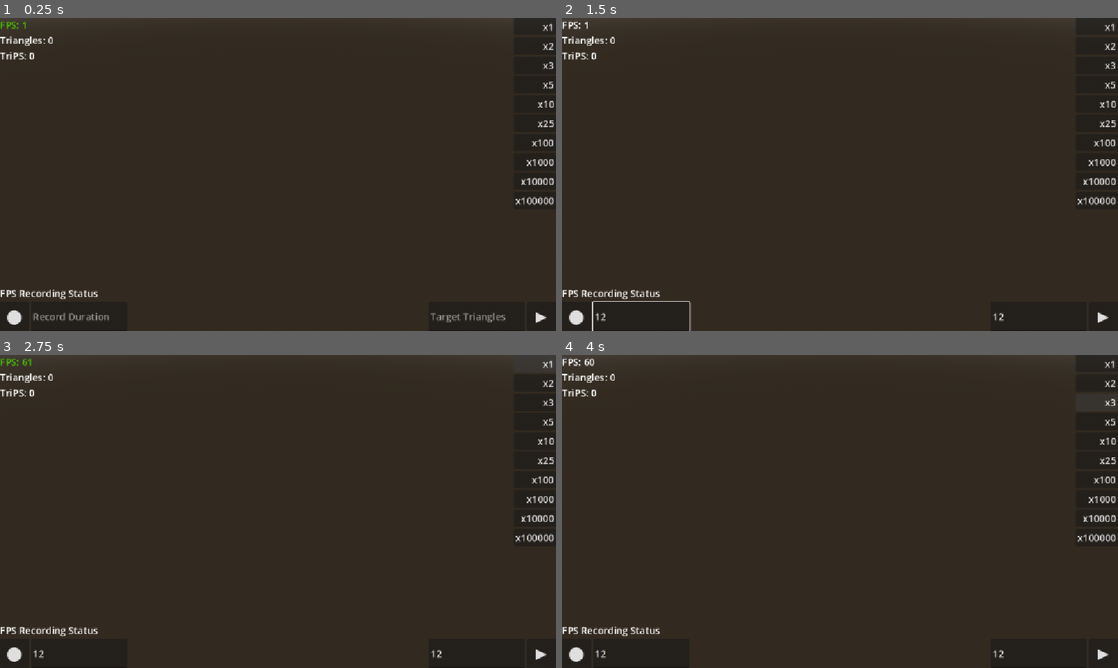
Above: before the commit, frames 1-4 (two rows, left to right).
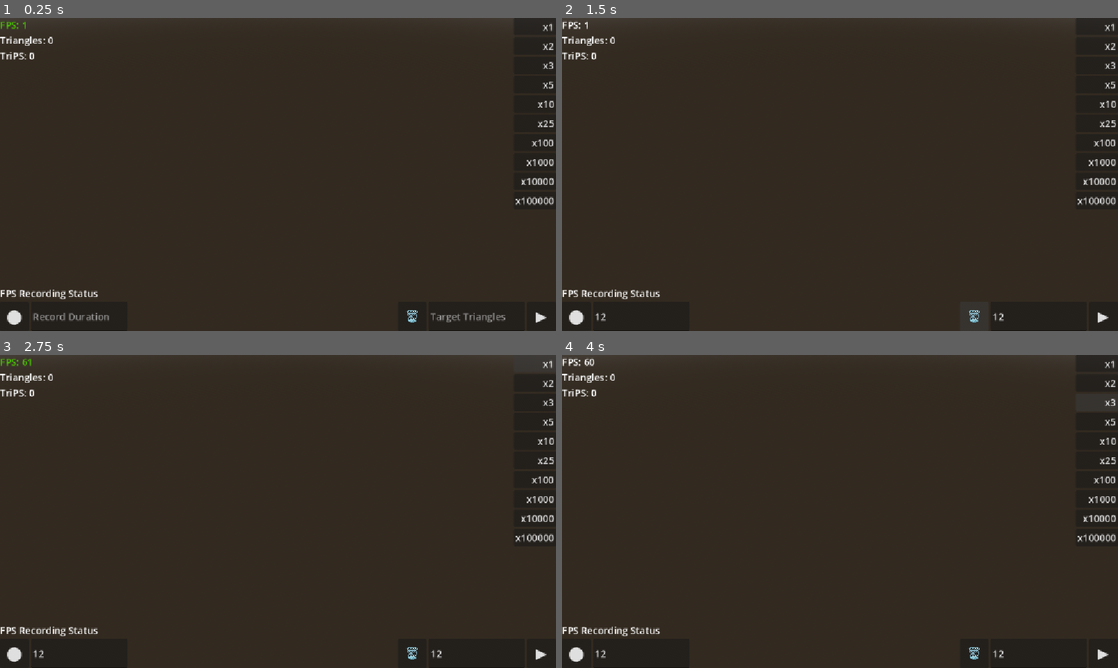
Above: after the commit, the same moments.

Repository: badgames-games/Triangle-Simulation
Game: Godot game, scene res://Scenes/Main.tscn
The game is run twice, just before and just after one commit, with the same random seed, the same clock (stepped at 60 frames per second) and the same inputs.
Inputs (mouse positions are in pixels of both pictures, inside the frame that each line leads up to):
- Up to frame 1 (0.25 s): no input
- Up to frame 2 (1.5 s): click (1040, 315) at 0.52 s; type "12" at 0.6 s; click (639, 315) at 0.75 s; type "12" at 0.83 s; click (973, 315) at 1.25 s, where only the run after the commit has a clickable "🗑️"
- Up to frame 3 (2.75 s): click "x1" at 2 s
- Up to frame 4 (4 s): click "x2" at 2.75 s; click "x3" at 3.5 s

The runs differ from the first frame. In frame 1, less than 0.1% of the frame differs, in the area x 73-76%, y 93-98%; in frame 2, 0.1%, in the area x 5-76%, y 90-100%; in frame 3, less than 0.1%; in frame 4, less than 0.1%.

Commit message:
1.1
Added trash button to delete all meshes, can be a bit laggy though as it does it all at once

Diff:
--- a/Scenes/UI.tscn
+++ b/Scenes/UI.tscn
@@ -167,6 +167,21 @@
 grow_vertical = 0
 theme_override_font_sizes/font_size = 30
 text = "▶"
+
+[node name="DeleteButton" type="Button" parent="." unique_id=754013719]
+layout_mode = 1
+anchors_preset = 3
+anchor_left = 1.0
+anchor_top = 1.0
+anchor_right = 1.0
+anchor_bottom = 1.0
+offset_left = -328.0
+offset_top = -60.0
+offset_right = -268.0
+grow_horizontal = 0
+grow_vertical = 0
+theme_override_font_sizes/font_size = 30
+text = "🗑️"
 
 [node name="RecordField" type="LineEdit" parent="." unique_id=1794815272]
 layout_mode = 1
@@ -215,4 +230,5 @@
 [connection signal="pressed" from="VBoxContainer2/x10000" to="." method="_on_x_10000_pressed"]
 [connection signal="pressed" from="VBoxContainer2/x100000" to="." method="_on_x_100000_pressed"]
 [connection signal="pressed" from="PlayPauseButton" to="." method="_on_play_pause_button_pressed"]
+[connection signal="pressed" from="DeleteButton" to="." method="_on_delete_button_pressed"]
 [connection signal="pressed" from="RecordButton" to="." method="_on_record_button_pressed"]
--- a/Scripts/main.gd
+++ b/Scripts/main.gd
@@ -2,13 +2,12 @@
 
 @onready var ui: Control = $CanvasLayer/UI
 @onready var meshes: Node3D = $Meshes
-var cube = preload("uid://brx7ev2eo21mr")
-var sphere = preload("res://Scenes/Sphere.tscn")
+var cube: PackedScene = preload("uid://brx7ev2eo21mr")
+var sphere: PackedScene = preload("res://Scenes/Sphere.tscn")
 
-var targetTriangles
-var doSpawning = false
-var instScene = cube
-var sceneTri
+var doSpawning: bool = false
+var instScene: PackedScene = cube
+var sceneTri: int
 
 func _ready() -> void:
 	var sceneMesh: Mesh = instScene.instantiate().mesh
@@ -24,13 +23,17 @@
 	if ui.pausePlayPressed == true and doSpawning == false:
 		print("Spawning enabled")
 		doSpawning = true
-		targetTriangles = ui.targetTriangles
 		toggleSpawning()
 	elif ui.pausePlayPressed == false and doSpawning == true:
 		print("Spawning disabled")
 		doSpawning = false
-		targetTriangles = ui.targetTriangles
 		toggleSpawning()
+
+	if ui.deleteMeshes == true:
+		for mesh: MeshInstance3D in meshes.get_children():
+			mesh.queue_free()
+		ui.deleteMeshes = false
+		ui.triangles = 0
 
 func inst(scene, pos):
 	var instance = scene.instantiate()
@@ -39,10 +42,10 @@
 
 func toggleSpawning():
 	while doSpawning == true:
-		if int(targetTriangles) == 0:
-			targetTriangles = int(INF)
+		if int(ui.targetTriangles) == 0:
+			ui.targetTriangles = int(INF)
 		for i in range(ui.instPerRender):
-			if targetTriangles != null and ui.triangles >= int(targetTriangles):
+			if ui.targetTriangles != null and ui.triangles >= int(ui.targetTriangles):
 				doSpawning = false
 				ui.pausePlayPressed = false
 				print("Target Has been reached")
--- a/Scripts/ui.gd
+++ b/Scripts/ui.gd
@@ -9,10 +9,11 @@
 @onready var recordButton: Button = $RecordButton
 @onready var recordStatus: Label = $RecordStatus
 
-var pausePlayPressed = false
-var recording = false
+var pausePlayPressed: bool = false
+var recording: bool = false
+var deleteMeshes: bool = false
+var recordedFPS: Array = []
 var targetTriangles
-var recordedFPS = []
 
 var triangles: int = 0
 var lastFps: float = 0.0
@@ -97,6 +98,9 @@
 		recording = false
 		recordButton.text = "⬤"
 
+func _on_delete_button_pressed() -> void:
+	deleteMeshes = true
+
 func _on_x_1_pressed() -> void:
 	instPerRender = 1
 
Not shown, added: Assets/gameplayImage.png.import
Not shown, changed: Assets/.DS_Store
